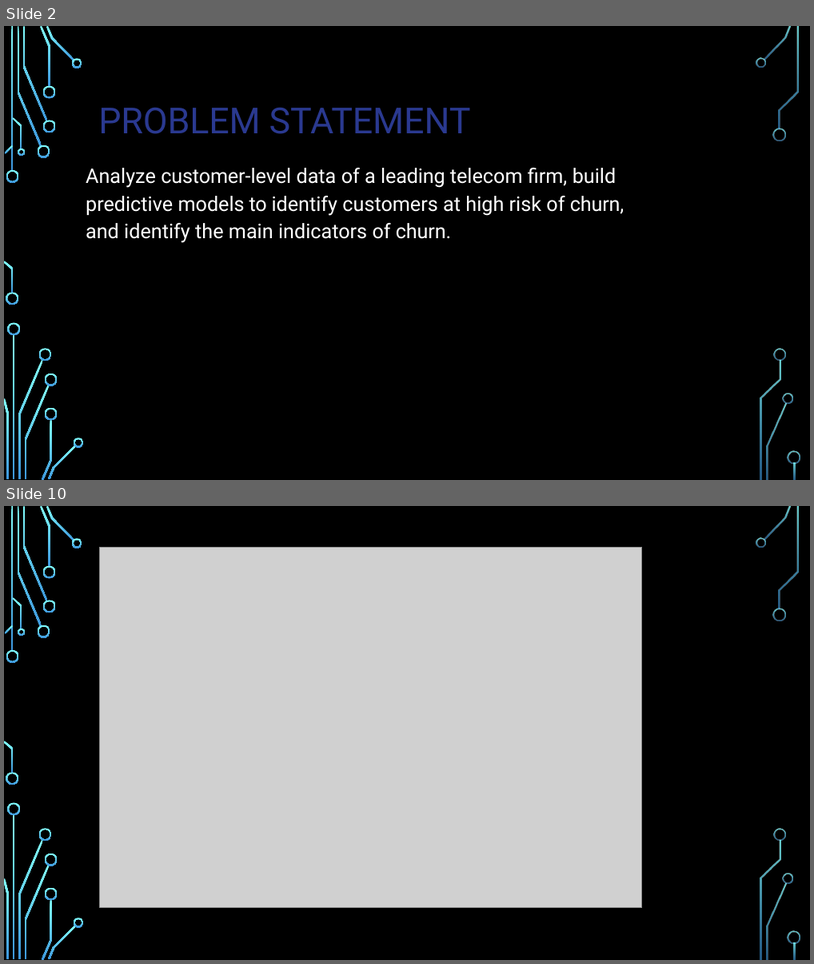
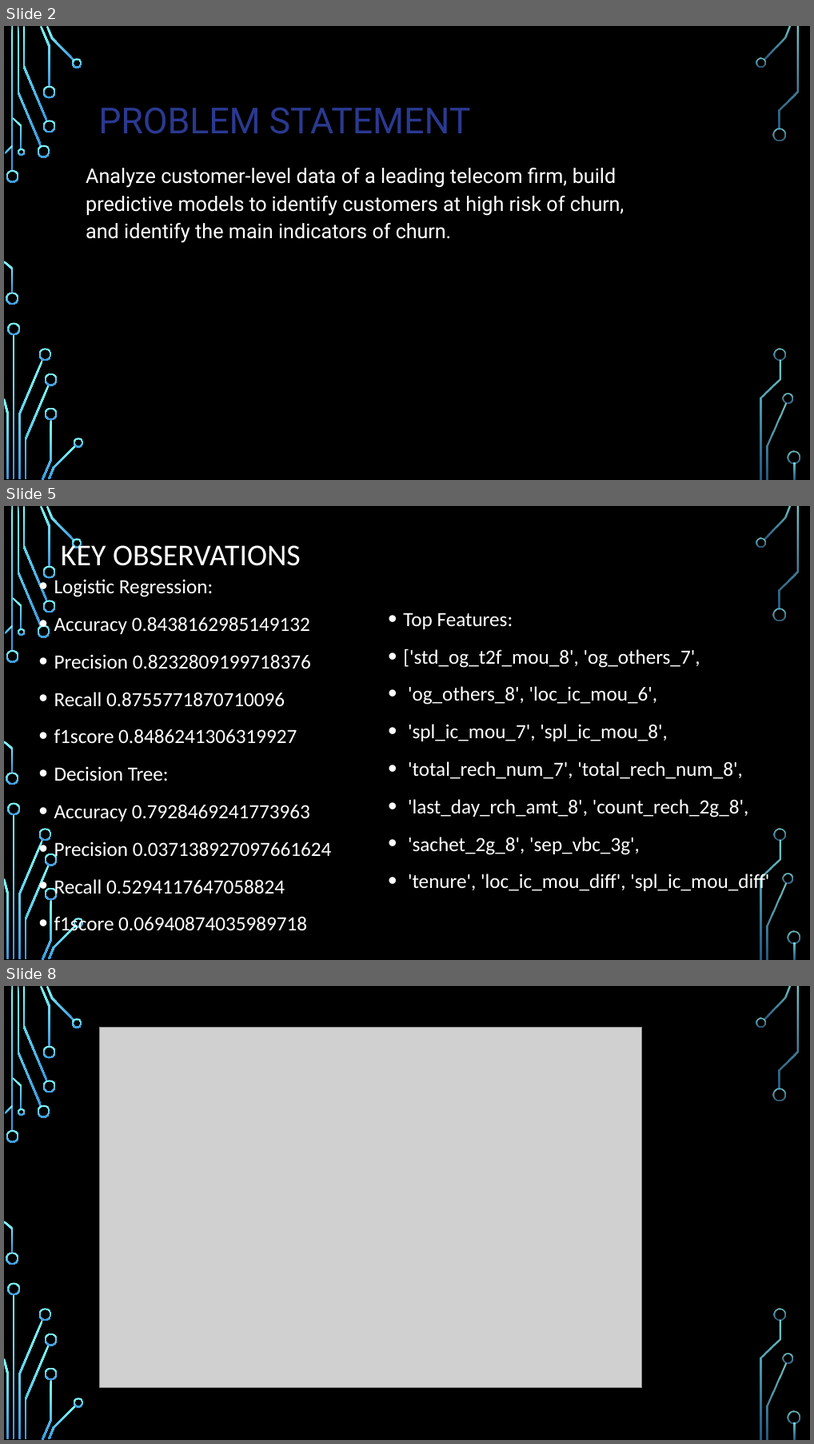
Before and after one commit to mohantvss/CI-CD, a slide deck: Domain_Telecom_Churn.pptx. Shown one above the other, each under a label of ours: slides 2 and 10 before the commit, slides 2, 5 and 8 after it; the slides between them are not shown. The pictures are 814x964 and 814x1444 pixels, drawn with LibreOffice and Linux fonts; fonts in the diff are those of the drawing; grey boxes stand for pictures; background and template pictures are left out. Boxes give left, top, right and bottom in pixels: in the first picture for what was removed or moved away, otherwise in the second. Text is boxed around its words. In the diff, an @@ line names an element or a change of style, - is before the commit and + after.

```diff
--- a/Domain_Telecom_Churn.pptx
+++ b/Domain_Telecom_Churn.pptx
@@ slide 5 added at (4, 506, 810, 960), background picture (left out); not listed: 36 template elements that a slide beside it also shows @@
@@ title added at (61, 540, 301, 566), 27 pt, text #FFFFFF @@
+KEY OBSERVATIONS
@@ text added at (54, 579, 332, 936), 18 pt, text #FFFFFF @@
+• Logistic Regression:
+• Accuracy 0.8438162985149132
+• Precision 0.8232809199718376
+• Recall 0.8755771870710096
+• f1score 0.8486241306319927
+• Decision Tree:
+• Accuracy 0.7928469241773963
+• Precision 0.037138927097661624
+• Recall 0.5294117647058824
+• f1score 0.06940874035989718
@@ text added at (403, 612, 770, 893), 18 pt, text #FFFFFF @@
+• Top Features:
+• ['std_og_t2f_mou_8', 'og_others_7',
+• 'og_others_8', 'loc_ic_mou_6',
+• 'spl_ic_mou_7', 'spl_ic_mou_8',
+• 'total_rech_num_7', 'total_rech_num_8',
+• 'last_day_rch_amt_8', 'count_rech_2g_8',
+• 'sachet_2g_8', 'sep_vbc_3g',
+• 'tenure', 'loc_ic_mou_diff', 'spl_ic_mou_diff'
@@ what was slide 10 is now slide 8 @@
```
Also in this commit, not shown: 5 slides changed, 3 slides removed.
